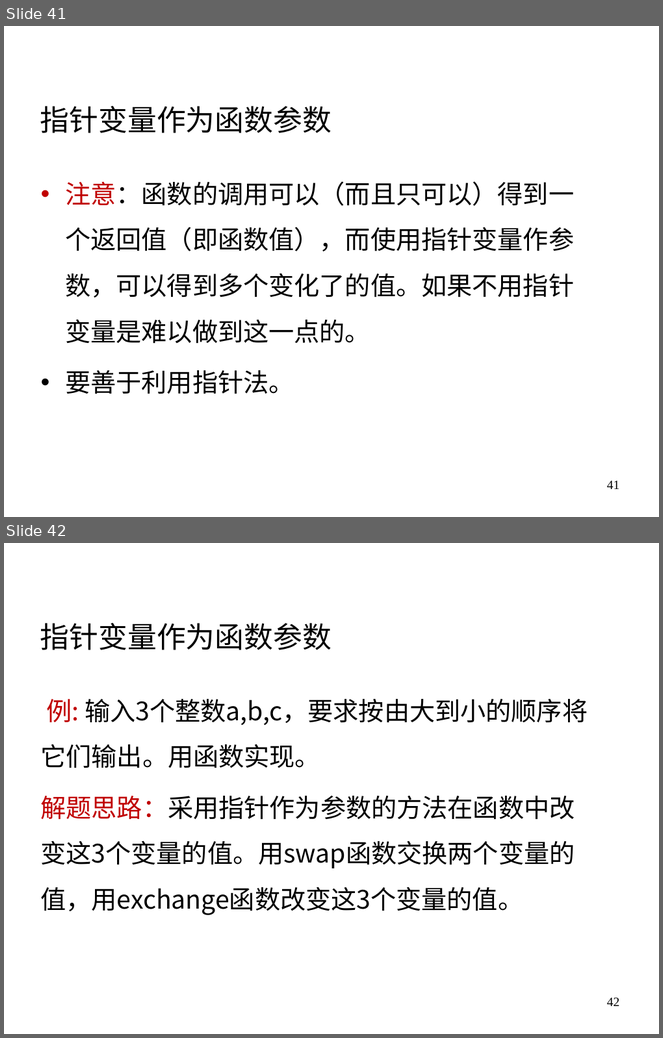
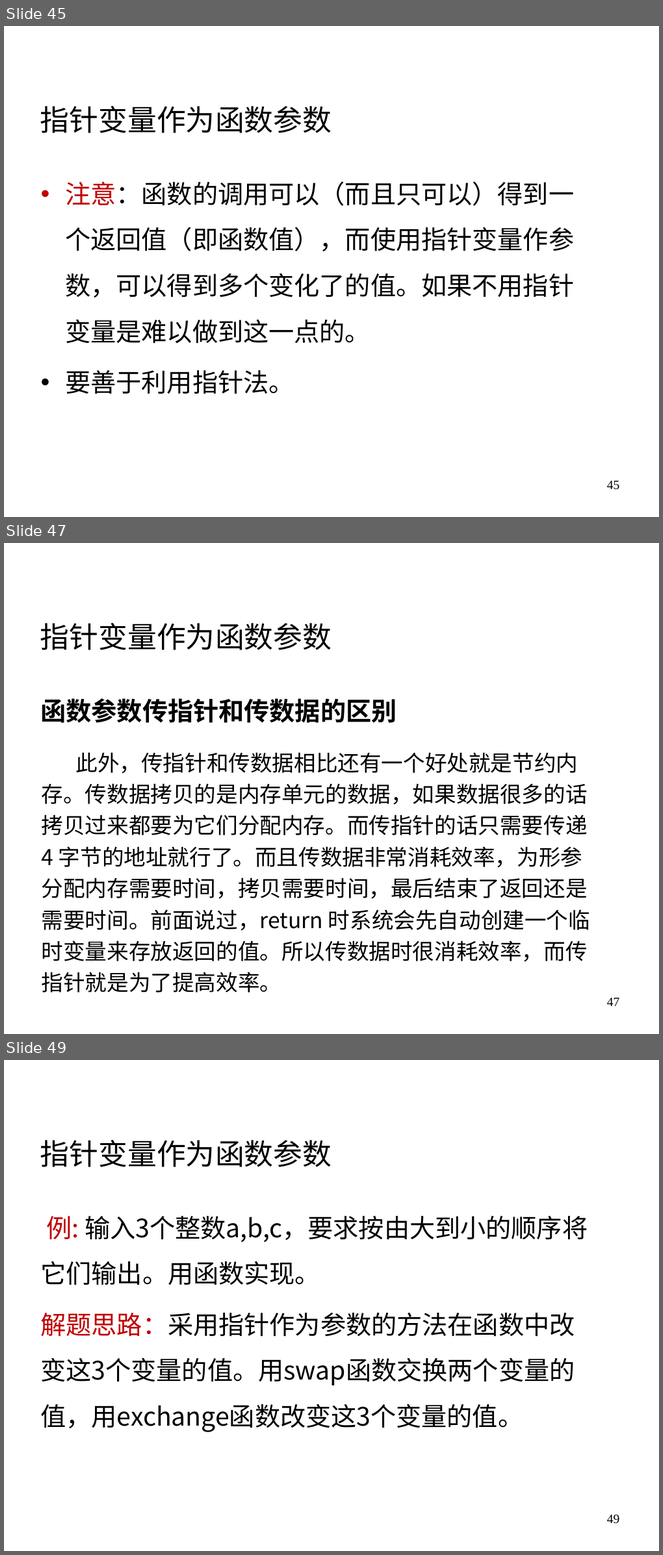
Before and after one commit to rshouc/Advanced-Programming-2018-Autumn, a slide deck: Slides/12 指针（1）.pptx. Shown one above the other, each under a label of ours: slides 41 and 42 before the commit, slides 45, 47 and 49 after it; the slides between them are not shown. The pictures are 663x1038 and 663x1555 pixels, drawn with LibreOffice and Linux fonts; fonts in the diff are those of the drawing; background and template pictures are left out. Boxes give left, top, right and bottom in pixels: in the first picture for what was removed or moved away, otherwise in the second. Text is boxed around its words. In the diff, an @@ line names an element or a change of style, - is before the commit and + after.

```diff
--- a/Slides/12 指针（1）.pptx
+++ b/Slides/12 指针（1）.pptx
@@ slide 47 added at [4, 543, 659, 1034], background picture (left out) @@
@@ text added at [249, 551, 545, 589], 28 pt, text #FFFFFF @@
+高级语言程序设计—指针
@@ text added at [40, 623, 332, 650], 32 pt, text #000000 @@
+指针变量作为函数参数
@@ text added at [41, 698, 397, 723], 28 pt, text #000000, bold @@
+函数参数传指针和传数据的区别
@@ text added at [42, 752, 590, 993], 24 pt, text #000000 @@
+此外，传指针和传数据相比还有一个好处就是节约内存。传数据拷贝的是内存单元的数据，如果数据很多的话拷贝过来都要为它们分配内存。而传指针的话只需要传递 4 字节的地址就行了。而且传数据非常消耗效率，为形参分配内存需要时间，拷贝需要时间，最后结束了返回还是需要时间。前面说过，return 时系统会先自动创建一个临时变量来存放返回的值。所以传数据时很消耗效率，而传指针就是为了提高效率。
@@ page number added at [607, 998, 620, 1006], 14 pt, text #000000 @@
+47
@@ what was slide 41 is now slide 45 @@
@@ page number at [607, 481, 620, 490]: text changed @@
-41
+45
@@ what was slide 42 is now slide 49 @@
@@ page number at [607, 1515, 620, 1524]: text changed @@
-42
+49
```
Also in this commit, not shown: 6 slides changed, 6 other slides added.
